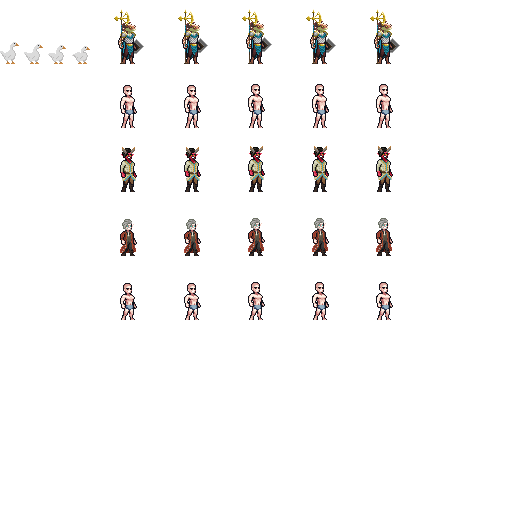
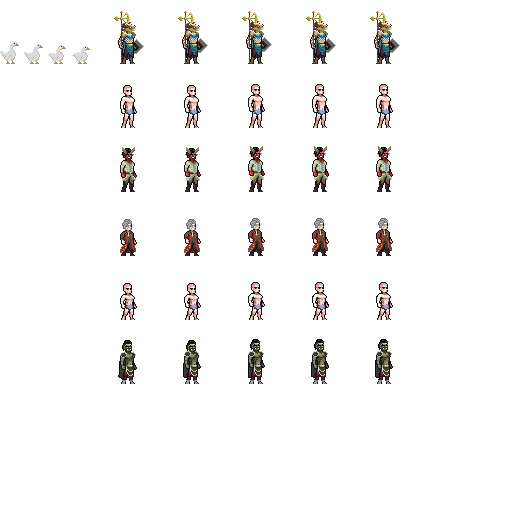
Before/after of a 512 × 512 layered artwork. What changed in the layer stack:
added layer "Hair Carl" above "Shoulder Pads Carl" over [122, 339, 388, 351]
added layer "Shoulder Pads Carl" above "Kilt thing Carl" over [120, 351, 392, 364]
added layer "Kilt thing Carl" above "Boots Carl" over [126, 365, 389, 376]
added layer "Boots Carl" above "Trousers Carl" over [122, 380, 390, 384]
added layer "Trousers Carl" above "Carl Skin" over [123, 366, 389, 382]
added layer "Carl Skin" above "Carl The 2nd" over [121, 341, 392, 384]
added layer "Carl The 2nd" above "Cape Carl" over [120, 340, 393, 384]
added layer "Cape Carl" over [118, 351, 387, 379]
